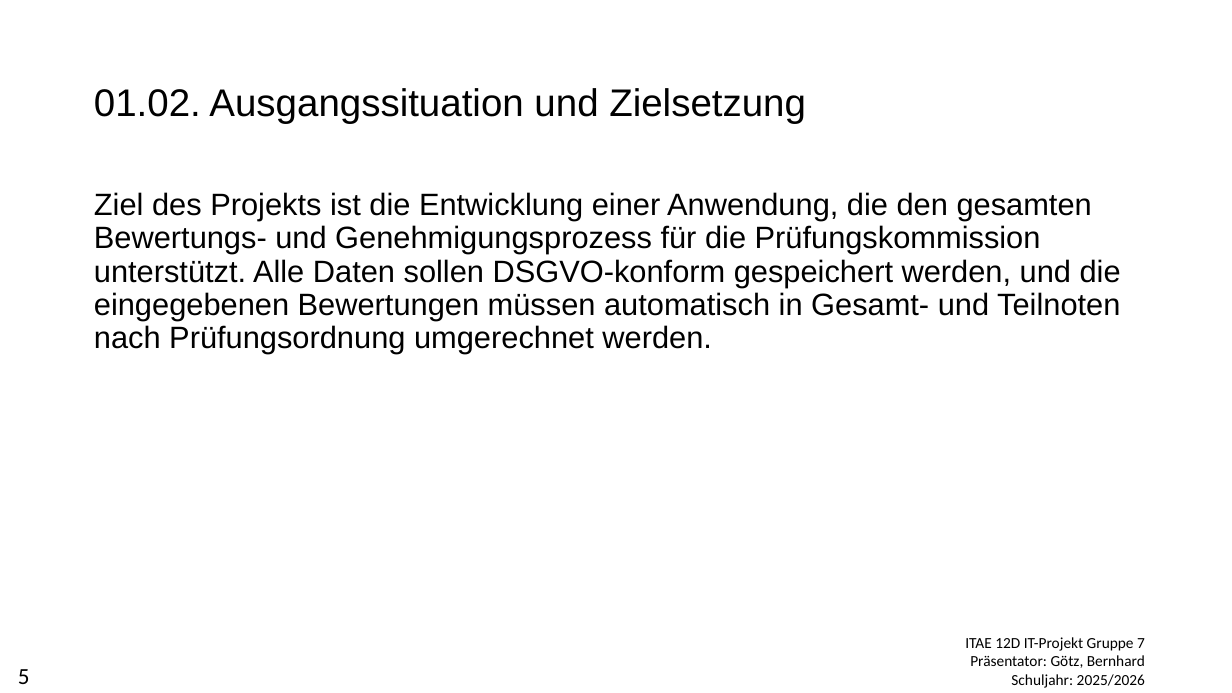
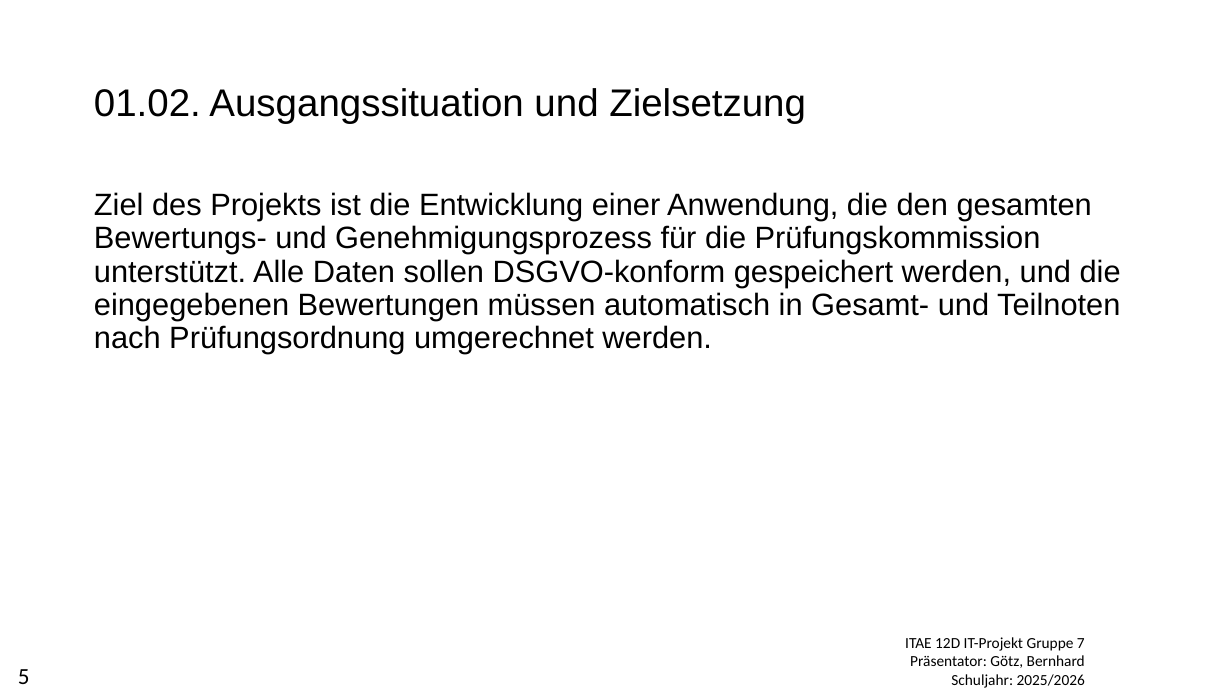
Before and after one commit to AE12-Projekt-Gruppe-7/EvalPro, a slide deck: slide 5 of docs/Praesentationen/Praesentation_Pflichtenheft_Gruppe7.pptx. Drawn at 1232x693 pixels with LibreOffice and Linux fonts; fonts in the diff are those of the drawing; background and template pictures are left out. Boxes give left, top, right and bottom in pixels: in the first picture for what was removed or moved away, otherwise in the second. Text is boxed around its words. In the diff, an @@ line names an element or a change of style, - is before the commit and + after.

Commit message:
Praesentation_Pflichtenheft_Gruppe7.pptx - Kleinere Anpassungen am Text und ergänzung von Überschrift

```diff
--- a/docs/Praesentationen/Praesentation_Pflichtenheft_Gruppe7.pptx
+++ b/docs/Praesentationen/Praesentation_Pflichtenheft_Gruppe7.pptx
@@ text "ITAE 12D IT-Projekt Gruppe 7": place and size @@
-text "ITAE 12D IT-Projekt Gruppe 7" at <box>965,637,1145,688</box>
+text "ITAE 12D IT-Projekt Gruppe 7" at <box>905,637,1085,688</box>
```
Also in this commit, not shown: 29 other slides changed, 3 slides added, 1 slide removed.
